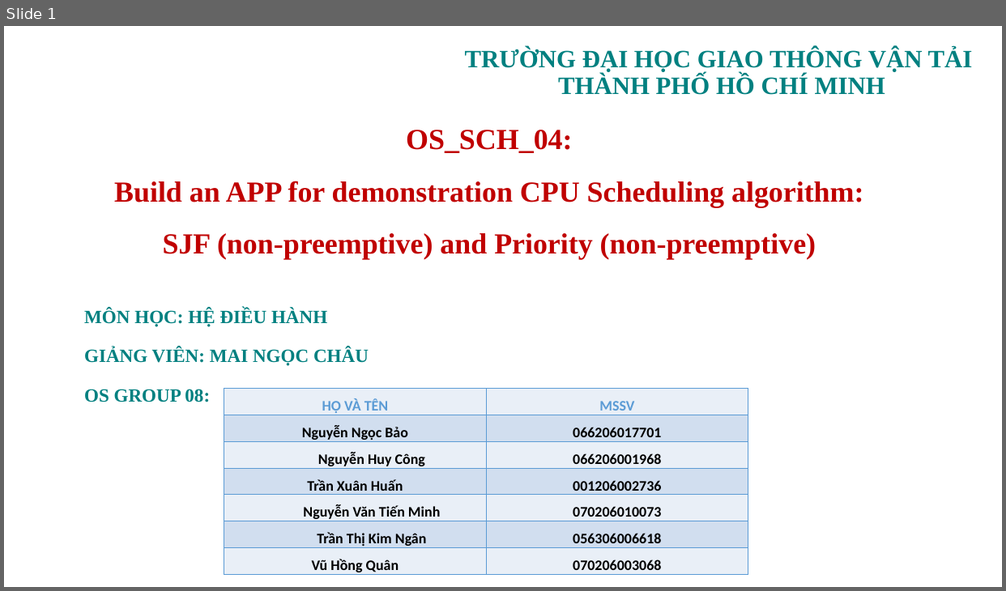
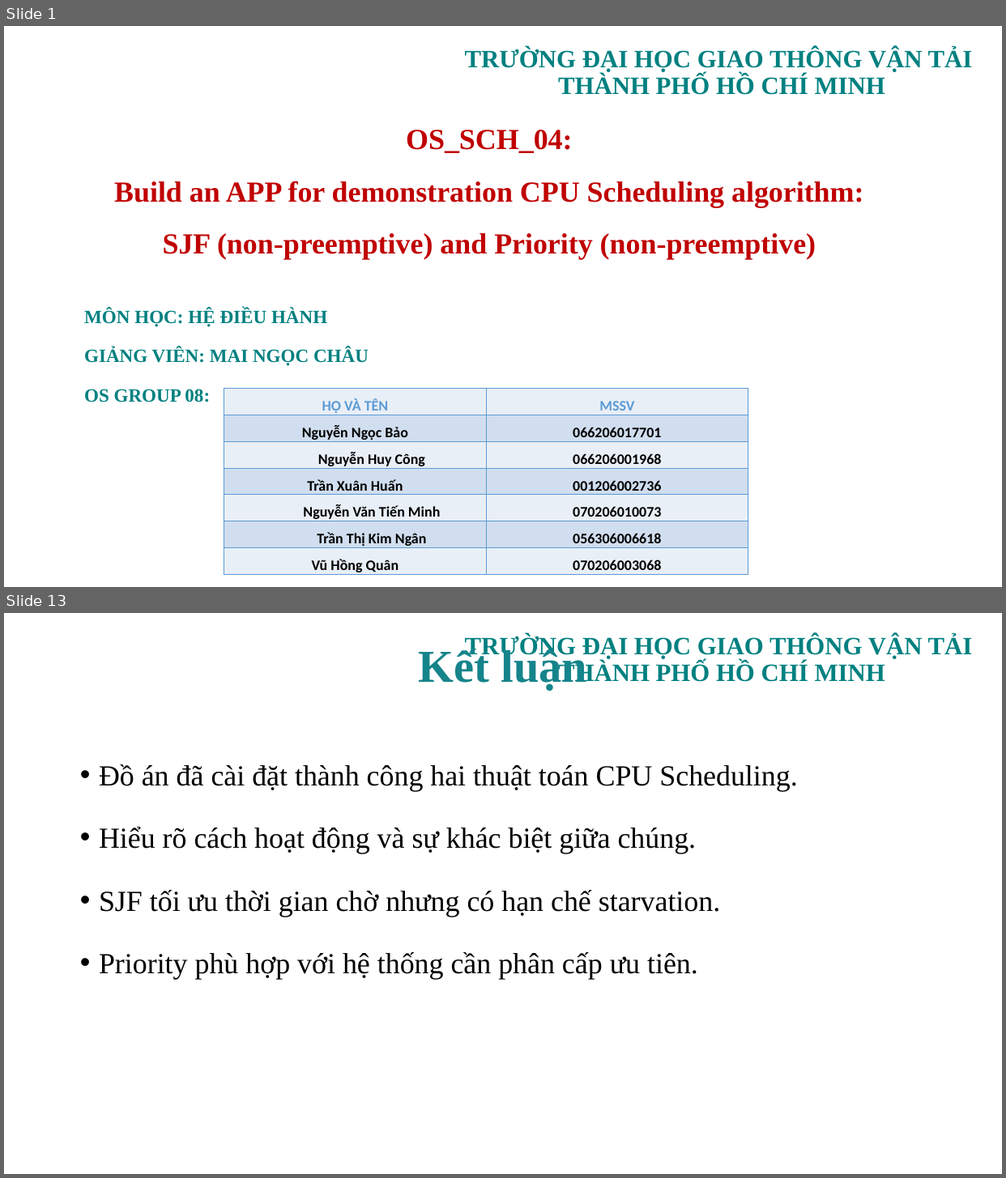
Before and after one commit to tkimngan040/OS_Group08_OS_SCH_04, a slide deck: PPTX/OS_SCH_04_GROUP08.pptx. Shown one above the other, each under a label of ours: slide 1 before the commit, slides 1 and 13 after it; the slides between them are not shown. The pictures are 1006x591 and 1006x1178 pixels, drawn with LibreOffice and Linux fonts; fonts in the diff are those of the drawing; background and template pictures are left out. Boxes give left, top, right and bottom in pixels: in the first picture for what was removed or moved away, otherwise in the second. Text is boxed around its words. In the diff, an @@ line names an element or a change of style, - is before the commit and + after.

```diff
--- a/PPTX/OS_SCH_04_GROUP08.pptx
+++ b/PPTX/OS_SCH_04_GROUP08.pptx
@@ slide 13 added at box(4, 613, 1002, 1174), background picture (left out); not listed: 1 template element that a slide beside it also shows @@
@@ title added at box(419, 646, 587, 691), 44 pt, text #15848B, bold @@
+Kết luận
@@ text added at box(99, 764, 797, 980), 28 pt, text #000000 @@
+• Đồ án đã cài đặt thành công hai thuật toán CPU Scheduling.
+• Hiểu rõ cách hoạt động và sự khác biệt giữa chúng.
+• SJF tối ưu thời gian chờ nhưng có hạn chế starvation.
+• Priority phù hợp với hệ thống cần phân cấp ưu tiên.
@@ page number added at box(710, 1133, 934, 1163), 12 pt, text #FFFFFF @@
+13
```
Also in this commit, not shown: 1 slide changed, 11 other slides added, 19 slides removed.
